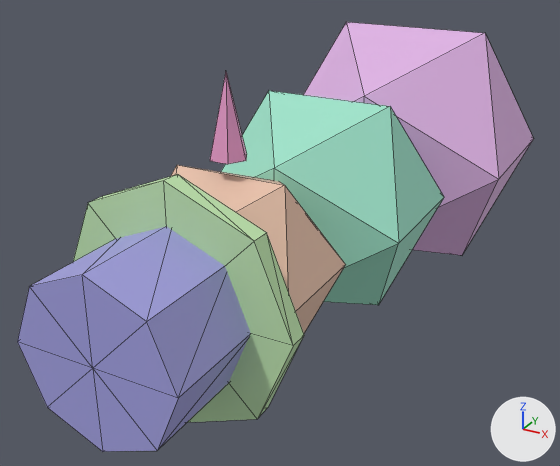
The glTF model public/studio/v2.15.0/d_snowman/model.glb as it was, and as the next commit left it.
One viewpoint serves both versions: a camera (50 mm lens) standing at (2.31, -6.59, 2.09) and looking at (-0.26, -1.92, -0.24). Every picture has the same lights, and +X, +Y and +Z are marked at lower right. The older version comes first. Mesh edges are drawn as thin lines. Where no turn or scale is listed for an object, it has been applied to the vertices.

Names of what the first picture shows: 'part0', 'part1', 'part2', 'part3', 'part4', 'part5'.
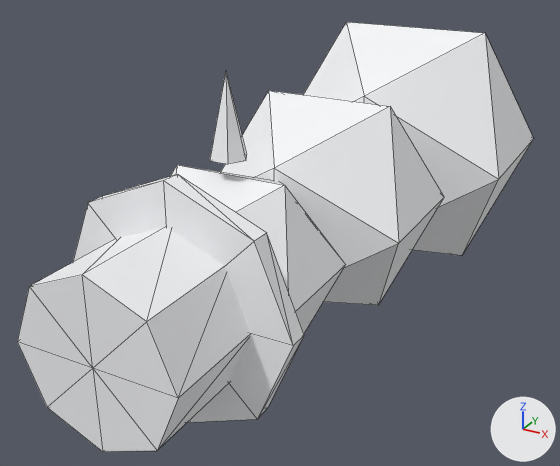
Boxes [x1, y1, x2, y2] around the edits, measured in the pictures (560 x 466 px):
part 1 of me_geometry_0, recoloured (pink to white): [303, 22, 533, 255] in both
part 2 of me_geometry_1, recoloured (green to white): [221, 91, 444, 305] in both
part 3 of me_geometry_2, recoloured (beige to white): [171, 165, 346, 333] in both
part 4 of me_geometry_3, recoloured (blue to white): [17, 226, 251, 452] in both
part 5 of me_geometry_4, recoloured (green to white): [73, 174, 304, 422] in both
part 6 of me_geometry_5, recoloured (pink to white): [210, 72, 247, 164] in both

What changed in the scene script:
```text
Change me_geometry_0:
    where me_geometry_0.from_pydata(...)  # 12 vertices, 20 faces; spans x -1.02..1.02, y -1.02..1.02, z -1.02..1.02
    used by ob_part0; location = (0.0, 0.0, 0.0)
    me_geometry_0 part 1: 20 faces centred in x -0.89..0.89, y -0.89..0.89, z -0.89..0.89 are repainted in the vertex colours; the middle colour goes from pink #e2b4e7 to white #f9fafc
Change me_geometry_1:
    where me_geometry_1.from_pydata(...)  # 12 vertices, 20 faces; spans x -0.77..0.77, y -2.47..-0.93, z -0.77..0.77
    used by ob_part1; location = (0.0, 0.0, 0.0)
    me_geometry_1 part 2: 20 faces centred in x -0.67..0.67, y -2.37..-1.03, z -0.67..0.67 are repainted in the vertex colours; the middle colour goes from green #a0e6cd to white #f9fafc
Change me_geometry_2:
    where me_geometry_2.from_pydata(...)  # 12 vertices, 20 faces; spans x -0.595..0.595, y -3.595..-2.405, z -0.595..0.595
    used by ob_part2; location = (0.0, 0.0, 0.0)
    me_geometry_2 part 3: 20 faces centred in x -0.52..0.52, y -3.52..-2.48, z -0.52..0.52 are repainted in the vertex colours; the middle colour goes from beige #ecc4ad to white #f9fafc
Change me_geometry_3:
    where me_geometry_3.from_pydata(...)  # 18 vertices, 32 faces; spans x -0.5..0.5, y -4.25..-3.55, z -0.5..0.5
    used by ob_part3; location = (0.0, 0.0, 0.0)
    me_geometry_3 part 4: 32 faces centred in x -0.451..0.451, y -4.25..-3.55, z -0.451..0.451 are repainted in the vertex colours; the middle colour goes from blue #a5a3e3 to white #f9fafc
Change me_geometry_4:
    where me_geometry_4.from_pydata(...)  # 18 vertices, 32 faces; spans x -0.75..0.75, y -3.61..-3.49, z -0.75..0.75
    used by ob_part4; location = (0.0, 0.0, 0.0)
    me_geometry_4 part 5: 32 faces centred in x -0.68..0.68, y -3.61..-3.49, z -0.68..0.68 are repainted in the vertex colours; the middle colour goes from green #c3e9b1 to white #f9fafc
Change me_geometry_5:
    where me_geometry_5.from_pydata(...)  # 8 vertices, 12 faces; spans x -0.12..0.12, y -3.104..-2.896, z 0.7..1.2
    used by ob_part5; location = (0.0, 0.0, 0.0)
    me_geometry_5 part 6: 12 faces centred in x -0.06..0.06, y -3.069..-2.931, z 0.7..0.867 are repainted in the vertex colours; the middle colour goes from pink #e89bcb to white #f9fafc
```
